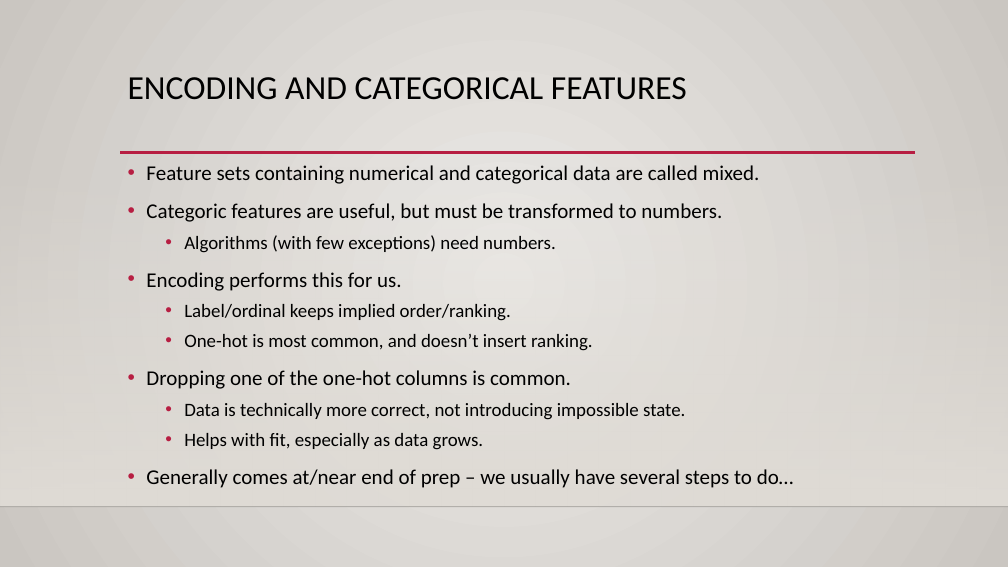
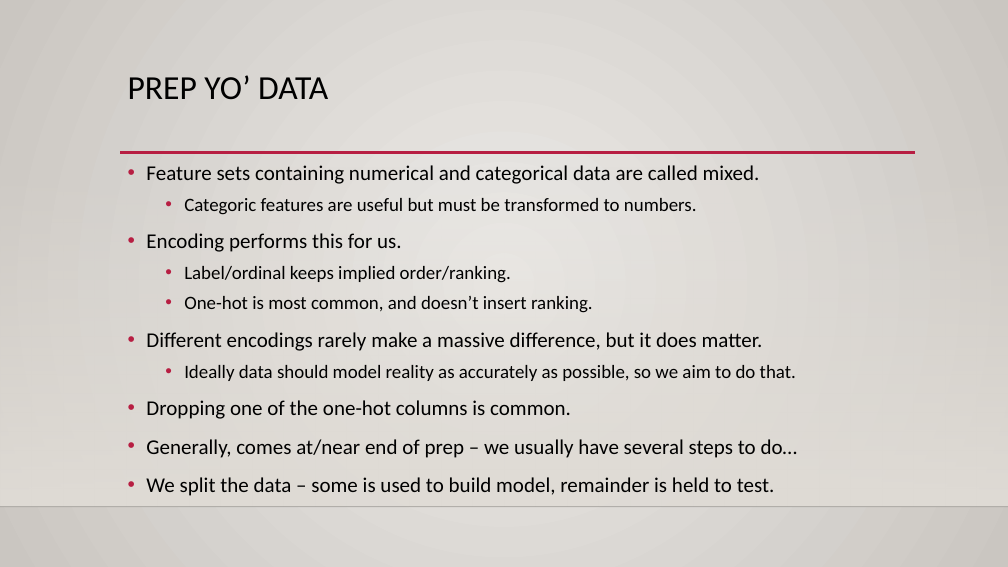
Before and after one commit to AkeemSemperDataScience/Basic_Stats_in_Python_Student_Repository, a slide deck: slide 29 of reference_material/slides/022_encoding.pptx (slide 24 before the commit). Drawn at 1008x567 pixels with LibreOffice and Linux fonts; fonts in the diff are those of the drawing; background and template pictures are left out. Boxes give left, top, right and bottom in pixels: in the first picture for what was removed or moved away, otherwise in the second. Text is boxed around its words. In the diff, an @@ line names an element or a change of style, - is before the commit and + after.

```diff
--- a/reference_material/slides/022_encoding.pptx
+++ b/reference_material/slides/022_encoding.pptx
@@ title at [128,75,328,100]: text changed @@
-ENCODING AND CATEGORICAL FEATURES
+PREP YO’ DATA
@@ text at [184,198,697,215]: text changed; size 20 to 18 pt @@
-• Categoric features are useful, but must be transformed to numbers.
-  • Algorithms (with few exceptions) need numbers.
+  • Categoric features are useful but must be transformed to numbers.
@@ text at [146,332,796,381]: paragraphs added @@
+• Different encodings rarely make a massive difference, but it does matter.
+  • Ideally data should model reality as accurately as possible, so we aim to do that.
@@ text at [146,439,798,496]: text changed; size 18 to 20 pt @@
-  • Data is technically more correct, not introducing impossible state.
-  • Helps with fit, especially as data grows.
-• Generally comes at/near end of prep – we usually have several steps to do…
+• Generally, comes at/near end of prep – we usually have several steps to do…
+• We split the data – some is used to build model, remainder is held to test.
```
Also in this commit, not shown: 10 other slides changed, 5 slides added, 22 other files.
